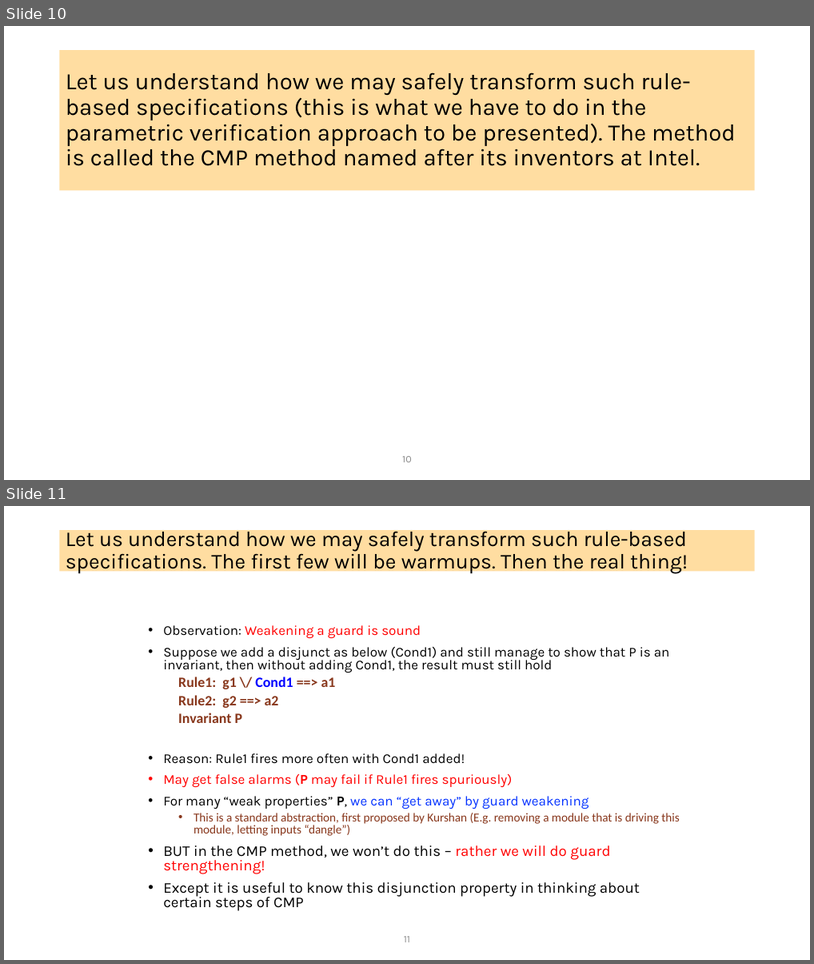
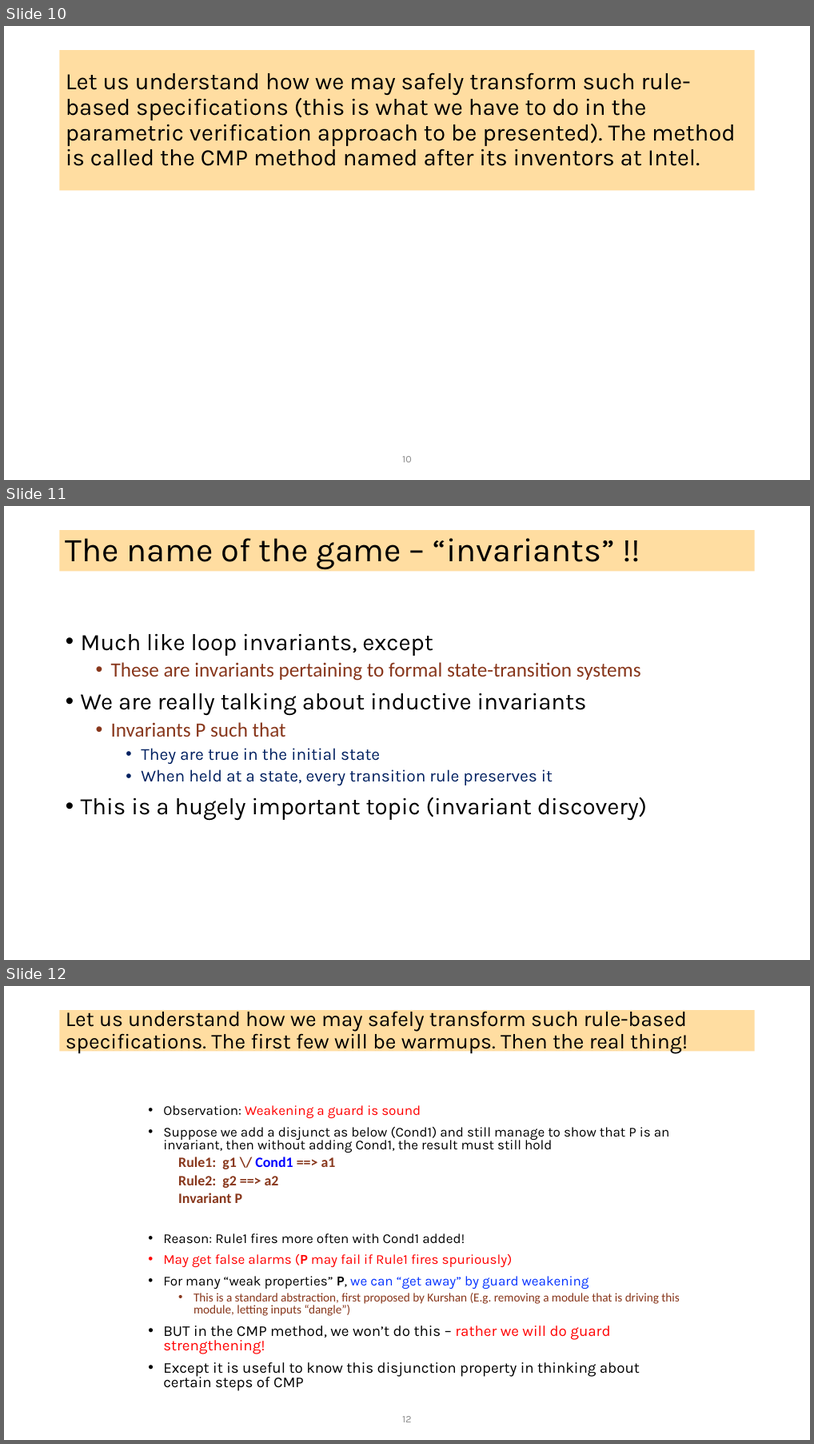
Before and after one commit to ganeshutah/cs6110s22, a slide deck: Lec19/Lec19.pptx. Shown one above the other, each under a label of ours: slides 10 and 11 before the commit, slides 10, 11 and 12 after it. The pictures are 814x964 and 814x1444 pixels, drawn with LibreOffice and Linux fonts; fonts in the diff are those of the drawing. Boxes give left, top, right and bottom in pixels: in the first picture for what was removed or moved away, otherwise in the second. Text is boxed around its words. In the diff, an @@ line names an element or a change of style, - is before the commit and + after.

```diff
--- a/Lec19/Lec19.pptx
+++ b/Lec19/Lec19.pptx
@@ slide 11 added at [4,506,810,960], background #FFFFFF @@
@@ title added at [60,530,755,572], fill #FFBD47 at 51% opacity, 39.6 pt, text #000000 @@
+The name of the game – “invariants” !!
@@ text added at [81,633,647,820], 28 pt, text #000000 @@
+• Much like loop invariants, except
+  • These are invariants pertaining to formal state-transition systems
+• We are really talking about inductive invariants
+  • Invariants P such that
+    • They are true in the initial state
+    • When held at a state, every transition rule preserves it
+• This is a hugely important topic (invariant discovery)
@@ what was slide 11 is now slide 12 @@
@@ page number at [402,1416,411,1422]: text changed @@
-11
+12
```
Also in this commit, not shown: 1 slide changed, 1 other file.
